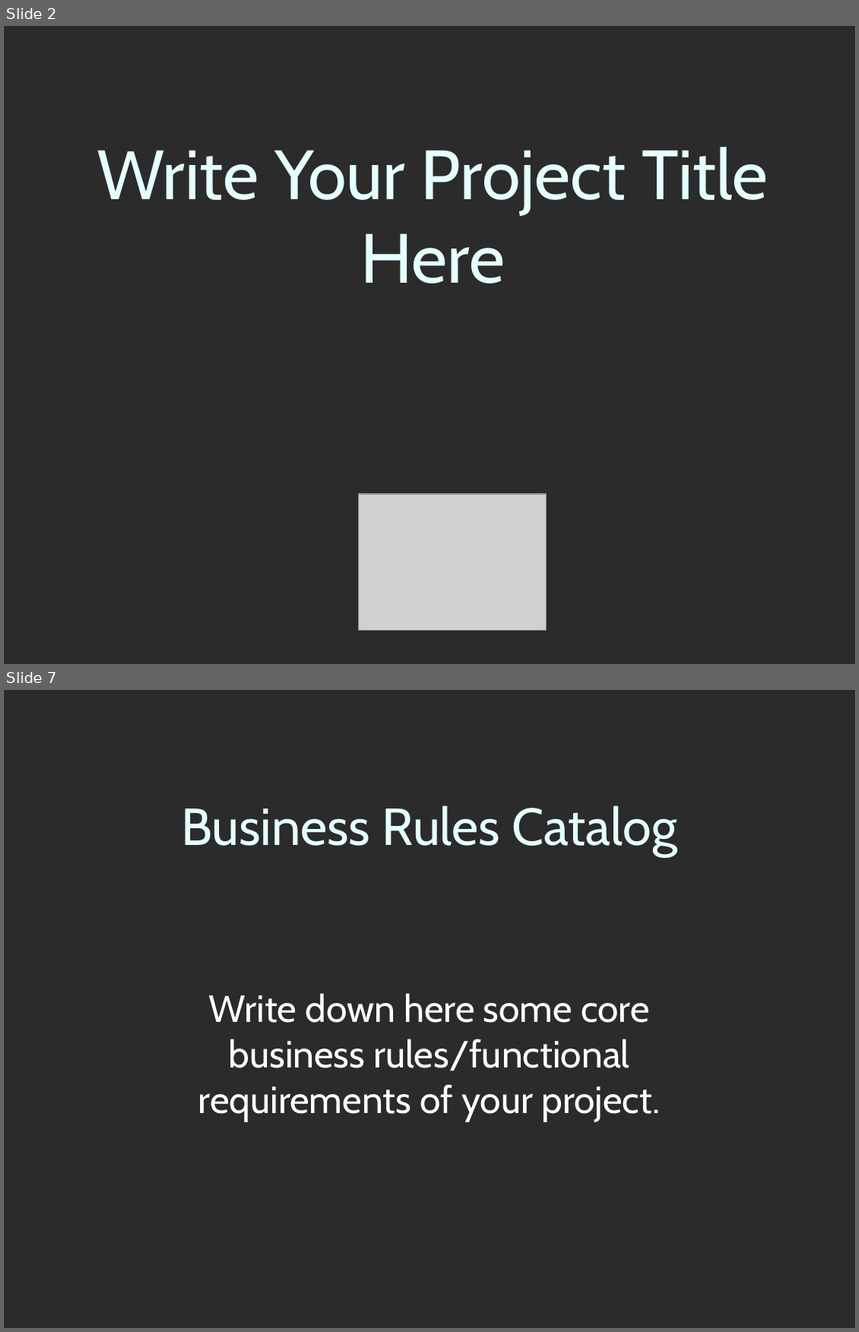
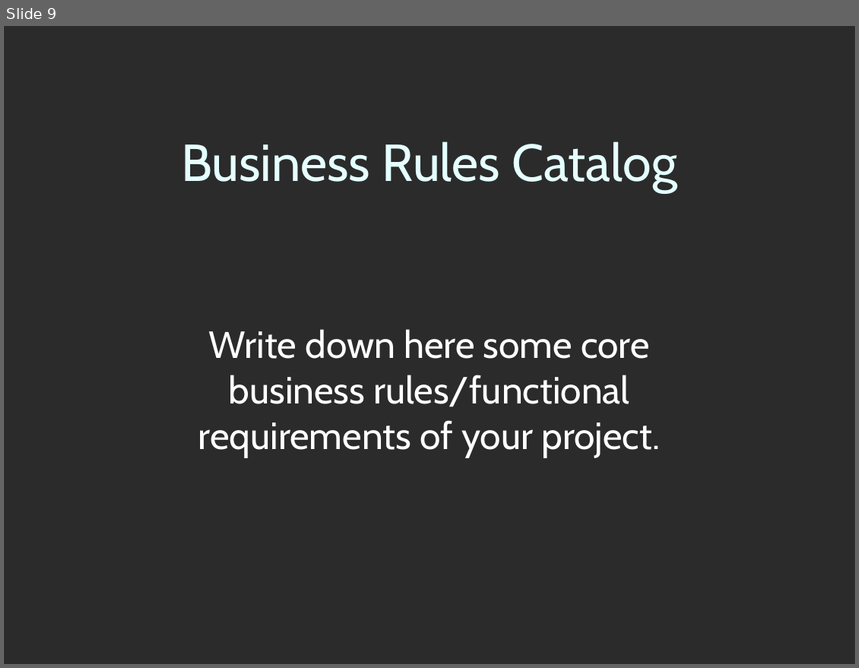
Before and after one commit to alihussainia/Spam-Email-Classification-Project, a slide deck: CS619_Project/FinalDeliverables/3-SamplePresentation.ppt. Shown one above the other, each under a label of ours: slides 2 and 7 before the commit, slide 9 after it; the slides between them are not shown. The pictures are 859x1332 and 859x668 pixels, drawn with LibreOffice and Linux fonts; fonts in the diff are those of the drawing; grey boxes stand for pictures; background and template pictures are left out; a plain dark background stands for a picture behind light text. Boxes give left, top, right and bottom in pixels: in the first picture for what was removed or moved away, otherwise in the second. Text is boxed around its words. In the diff, an @@ line names an element or a change of style, - is before the commit and + after.

```diff
--- a/CS619_Project/FinalDeliverables/3-SamplePresentation.ppt
+++ b/CS619_Project/FinalDeliverables/3-SamplePresentation.ppt
@@ slide 2 removed at (4,26,855,664), background picture (left out) @@
@@ title removed at (97,147,769,284) @@
-Write Your Project Title Here
@@ picture removed at (359,494,546,630) @@
@@ what was slide 7 is now slide 9 @@
```
Also in this commit, not shown: 6 slides changed, 5 slides added, 2 other slides removed, 1 other file.
